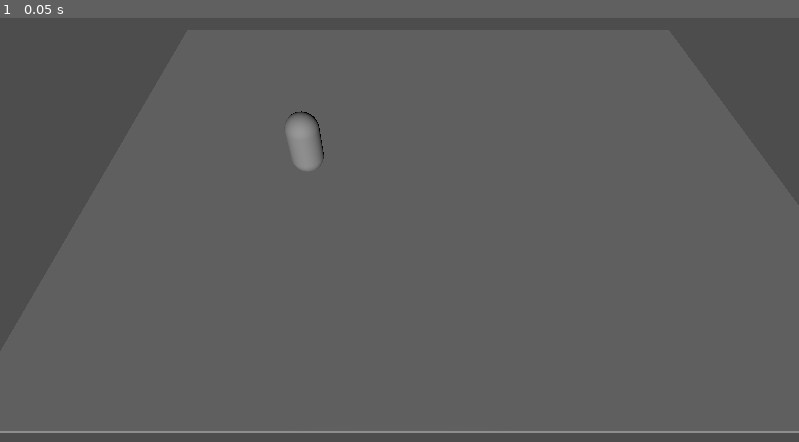
Above: before the commit, frame 1.
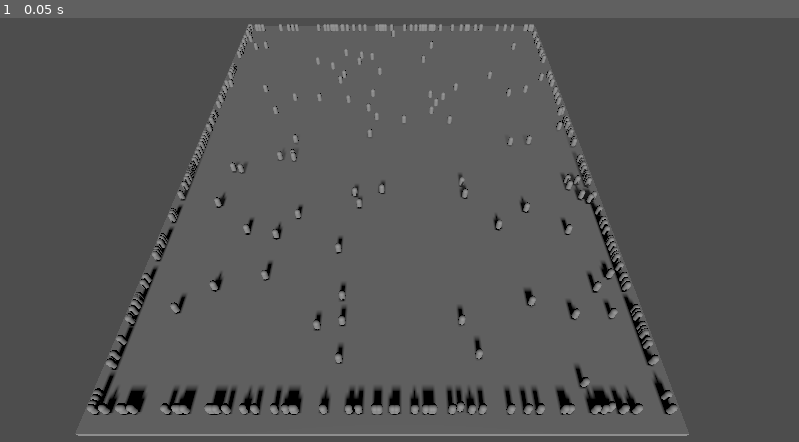
Above: after the commit, the same moment.

Repository: cgo722/DumbAI
Game: Godot game, scene res://Levels/Playground.tscn
Two runs of this game, one before a commit and one after it. Both use one fixed random seed, a clock stepped at 60 frames per second and the inputs below. Before the commit the project has no main scene; this scene is started directly in both runs.
Inputs:
- Up to frame 1 (0.05 s): no input

The runs differ from the first frame. In frame 1, 6.1% of the frame differs, in the area x 0-100%, y 1-99%.

Commit message:
got a couple of agents working

Diff:
--- a/AI/AI Resources/Jumper.tres
+++ b/AI/AI Resources/Jumper.tres
@@ -6,7 +6,7 @@
 script = ExtResource("1_ckakf")
 ai_state_name = "JUMPER"
 speed = 100.0
-jump_height = 300.0
+jump_height = 75.0
 detection_range = 50.0
 reaction_delay = 0.5
 metadata/_custom_type_script = "uid://cqkkpvmqxt888"
--- a/AI/AIBase.tscn
+++ b/AI/AIBase.tscn
@@ -15,7 +15,9 @@
 [node name="NavigationAgent3D" type="NavigationAgent3D" parent="."]
 
 [node name="CollisionShape3D" type="CollisionShape3D" parent="."]
+transform = Transform3D(1, 0, 0, 0, 1, 0, 0, 0, 1, 0, 1.0024, 0)
 shape = SubResource("CapsuleShape3D_33lc0")
 
-[node name="MeshInstance3D" type="MeshInstance3D" parent="."]
+[node name="MeshInstance3D" type="MeshInstance3D" parent="CollisionShape3D"]
 mesh = SubResource("CapsuleMesh_81606")
+skeleton = NodePath("../..")
--- a/AI/ai_base.gd
+++ b/AI/ai_base.gd
@@ -11,56 +11,121 @@
 
 @onready var nav_agent: NavigationAgent3D = $NavigationAgent3D
 @onready var chosen_brain: Resource
-@export var speed: float = 3.0
+@export var gravity: float = 9.8
 
 @export var ai_state: AIState = AIState.NULL
 
 @export var ai_brain: Array[Resource] = []
 
+@export var destination: Vector3 = Vector3.ZERO
+@export var aimless_radius: float = 10.0
 
-func tick_state(state, _blob, _delta):
-	if nav_agent.is_navigation_finished():
-		return
+var nav_ready := false
+var jumper_jump_check_timer := 0.0
+@export var jumper_jump_check_interval := 0.75 # seconds between jump checks
+@export var jumper_jump_chance := 0.15 # 40% chance per check
+
+func get_random_navmesh_point(center: Vector3, radius: float) -> Vector3:
+	var nav_map = nav_agent.get_navigation_map()
+	if nav_map == null:
+		return center
+	var tries := 0
+	while tries < 10:
+		var rand_offset = Vector3(
+			randf_range(-radius, radius),
+			0,
+			randf_range(-radius, radius)
+		)
+		var candidate = center + rand_offset
+		var closest = NavigationServer3D.map_get_closest_point(nav_map, candidate)
+		if center.distance_to(closest) <= radius:
+			return closest
+		tries += 1
+	return center
+
+func tick_state(state, _blob, delta):
+	if state == AIState.AIMLESS:
+		if global_transform.origin.distance_to(destination) < 0.5 or nav_agent.is_navigation_finished():
+			var tries := 0
+			while tries < 10:
+				var new_destination = get_random_navmesh_point(global_transform.origin, aimless_radius)
+				if global_transform.origin.distance_to(new_destination) > 1.0:
+					destination = new_destination
+					set_destination(destination)
+					print("New AIMLESS destination: ", destination)
+					break
+				tries += 1
+
+	if state == AIState.JUMPER:
+		if global_transform.origin.distance_to(destination) < 0.5 or nav_agent.is_navigation_finished():
+			var tries := 0
+			while tries < 10:
+				var new_destination = get_random_navmesh_point(global_transform.origin, aimless_radius)
+				if global_transform.origin.distance_to(new_destination) > 1.0:
+					destination = new_destination
+					set_destination(destination)
+					print("New JUMPER destination: ", destination)
+					break
+				tries += 1
 
 	match state:
 		AIState.THRILLSEEKER:
-			print("Thrillseeker state active")
 			var next_pos = nav_agent.get_next_path_position()
 			var direction = (next_pos - global_transform.origin).normalized()
-			var velocity = direction * chosen_brain.speed
-			move_and_slide()
+			self.velocity.x = direction.x * chosen_brain.speed
+			self.velocity.z = direction.z * chosen_brain.speed
 		AIState.COWARD:
-			print("Coward state active")
 			var next_pos = nav_agent.get_next_path_position()
 			var direction = (next_pos - global_transform.origin).normalized()
-			var velocity = direction * chosen_brain.speed * 1.2  # example: cowards move faster
-			move_and_slide()
+			self.velocity.x = direction.x * chosen_brain.speed * 1.2
+			self.velocity.z = direction.z * chosen_brain.speed * 1.2
 		AIState.JUMPER:
-			print("Jumper state active")
 			var next_pos = nav_agent.get_next_path_position()
 			var direction = (next_pos - global_transform.origin).normalized()
-			var velocity = direction * chosen_brain.speed
-			move_and_slide()
+			self.velocity.x = direction.x * (chosen_brain.speed * 0.8)
+			self.velocity.z = direction.z * (chosen_brain.speed * 0.8)
+			# Time-based sporadic jump logic
+			jumper_jump_check_timer += delta
+			if jumper_jump_check_timer >= jumper_jump_check_interval:
+				jumper_jump_check_timer = 0.0
+				if is_on_floor() and randf() < jumper_jump_chance:
+					self.velocity.y = chosen_brain.jump_height
+					print("jump")
 		AIState.AIMLESS:
-			print("Aimless state active")
 			var next_pos = nav_agent.get_next_path_position()
 			var direction = (next_pos - global_transform.origin).normalized()
-			var velocity = direction * (chosen_brain.speed * 0.8)
-			move_and_slide()
+			self.velocity.x = direction.x * (chosen_brain.speed * 0.8)
+			self.velocity.z = direction.z * (chosen_brain.speed * 0.8)
 		AIState.FOLLOWER:
-			print("Follower state active")
 			var next_pos = nav_agent.get_next_path_position()
 			var direction = (next_pos - global_transform.origin).normalized()
-			var velocity = direction * chosen_brain.speed
-			move_and_slide()
+			self.velocity.x = direction.x * chosen_brain.speed
+			self.velocity.z = direction.z * chosen_brain.speed
+
+	# Apply gravity
+	if not is_on_floor():
+		self.velocity.y -= gravity * delta
+	# Do NOT set velocity.y = 0 here, let the jump logic handle it!
+
+	move_and_slide()
 
 func _ready():
 	chosen_brain = ai_brain[randi_range(0, ai_brain.size() - 1)]
 	ai_state = ai_state_from_string(chosen_brain.ai_state_name)
+	NavigationServer3D.map_changed.connect(_on_nav_map_changed)
+	print(chosen_brain.ai_state_name)
+	# Optionally, you can also call _check_nav_ready() after a short delay
 
-func _process(_delta):
+func _on_nav_map_changed(nav_map_id):
+	# Only set nav_ready if this is our agent's map
+	if nav_agent.get_navigation_map() == nav_map_id:
+		nav_ready = true
+
+func _process(delta):
+	if not nav_ready:
+		return
 	if ai_state != AIState.NULL:
-		tick_state(ai_state, null, _delta)
+		tick_state(ai_state, null, delta)
 	else:
 		print("AI state is NULL, no action taken.")
 	pass
@@ -79,3 +144,6 @@
 			return AIState.FOLLOWER
 		_:
 			return AIState.NULL
+
+func set_destination(target_position: Vector3) -> void:
+	nav_agent.set_target_position(target_position)
--- a/Levels/Playground.tscn
+++ b/Levels/Playground.tscn
@@ -1,32 +1,38 @@
-[gd_scene load_steps=4 format=3 uid="uid://c5eqq7rkoymst"]
+[gd_scene load_steps=5 format=3 uid="uid://c5eqq7rkoymst"]
 
 [ext_resource type="PackedScene" uid="uid://ddvcubqa18bly" path="res://AI/AIBase.tscn" id="1_giaex"]
+[ext_resource type="Script" uid="uid://m1ks7ri76oex" path="res://Levels/playground.gd" id="1_x0ngj"]
+
+[sub_resource type="NavigationMesh" id="NavigationMesh_giaex"]
+vertices = PackedVector3Array(-10.013, 0.3, -8.2689, -10.013, 0.3, 8.9811, 11.987, 0.3, 8.9811, 11.987, 0.3, -8.2689)
+polygons = [PackedInt32Array(3, 2, 0), PackedInt32Array(0, 2, 1)]
 
 [sub_resource type="WorldBoundaryShape3D" id="WorldBoundaryShape3D_8vjkm"]
 
-[sub_resource type="NavigationMesh" id="NavigationMesh_giaex"]
-
 [node name="Playground" type="Node3D"]
-
-[node name="StaticBody3D" type="StaticBody3D" parent="."]
-
-[node name="CollisionShape3D" type="CollisionShape3D" parent="StaticBody3D"]
-shape = SubResource("WorldBoundaryShape3D_8vjkm")
-
-[node name="CSGPolygon3D" type="CSGPolygon3D" parent="StaticBody3D"]
-transform = Transform3D(23.0042, 0, 0, 0, 0.154211, 0, 0, 0, 18.2469, -10.513, 0, 9.478)
+script = ExtResource("1_x0ngj")
+ai_scene = ExtResource("1_giaex")
+ai_count = 500
+spawn_radius = 100.0
 
 [node name="Camera3D" type="Camera3D" parent="."]
-transform = Transform3D(1, 0, 0, 0, 0.62659, 0.779349, 0, -0.779349, 0.62659, -0.381173, 11.046, 12.4361)
+transform = Transform3D(1, 0, 0, 0, 0.62659, 0.779349, 0, -0.779349, 0.62659, 5.52276, 61.9315, 70.1037)
 fov = 52.5
 size = 0.589
 
-[node name="AIBase" parent="." instance=ExtResource("1_giaex")]
-transform = Transform3D(1, 0, 0, 0, 1, 0, 0, 0, 1, -3.21484, 2.10575, 1.79463)
-
 [node name="DirectionalLight3D" type="DirectionalLight3D" parent="."]
 transform = Transform3D(1, 0, 0, 0, 0.918771, 0.394792, 0, -0.394792, 0.918771, 0, 0, 0)
+shadow_enabled = true
 
 [node name="NavigationRegion3D" type="NavigationRegion3D" parent="."]
 transform = Transform3D(3.3694, 0, 0, 0, 4.24936, 0, 0, 0, 5.6914, 0, 0, 0)
 navigation_mesh = SubResource("NavigationMesh_giaex")
+
+[node name="StaticBody3D" type="StaticBody3D" parent="NavigationRegion3D"]
+transform = Transform3D(1, 0, 0, 0, 1, 0, 0, 0, 1, 0, 0.196153, 0)
+
+[node name="CollisionShape3D" type="CollisionShape3D" parent="NavigationRegion3D/StaticBody3D"]
+shape = SubResource("WorldBoundaryShape3D_8vjkm")
+
+[node name="CSGPolygon3D" type="CSGPolygon3D" parent="NavigationRegion3D/StaticBody3D"]
+transform = Transform3D(23.0042, 0, 0, 0, 0.154211, 0, 0, 0, 18.2469, -10.513, -0.059867, 9.478)
--- /dev/null
+++ b/Levels/playground.gd
@@ -0,0 +1,41 @@
+extends Node3D
+
+@export var ai_scene: PackedScene
+@export var ai_count: int = 5
+@export var spawn_radius: float = 10.0
+@onready var nav_region: NavigationRegion3D = $NavigationRegion3D
+
+func _ready() -> void:
+	if not ai_scene or not nav_region:
+		push_error("AI scene or NavigationRegion3D not set!")
+		return
+	NavigationServer3D.map_changed.connect(_on_nav_map_changed)
+
+func _on_nav_map_changed(nav_map_id):
+	if nav_region.get_navigation_map() == nav_map_id:
+		spawn_ais()
+
+func spawn_ais():
+	var nav_map = nav_region.get_navigation_map()
+	var nav_origin = nav_region.global_transform.origin
+
+	for i in range(ai_count):
+		var spawn_point = get_random_navmesh_point(nav_map, nav_origin, spawn_radius)
+		var ai_instance = ai_scene.instantiate()
+		add_child(ai_instance)
+		ai_instance.global_transform = Transform3D(ai_instance.global_transform.basis, spawn_point)
+
+func get_random_navmesh_point(nav_map, center: Vector3, radius: float) -> Vector3:
+	var tries := 0
+	while tries < 10:
+		var rand_offset = Vector3(
+			randf_range(-radius, radius),
+			0,
+			randf_range(-radius, radius)
+		)
+		var candidate = center + rand_offset
+		var closest = NavigationServer3D.map_get_closest_point(nav_map, candidate)
+		if center.distance_to(closest) <= radius:
+			return closest
+		tries += 1
+	return center
--- a/project.godot
+++ b/project.godot
@@ -11,6 +11,7 @@
 [application]
 
 config/name="Dumb AI"
+run/main_scene="uid://dgh1yjj381v22"
 config/features=PackedStringArray("4.4", "Mobile")
 config/icon="res://icon.svg"
 
Not shown, added: Levels/playground.gd.uid
